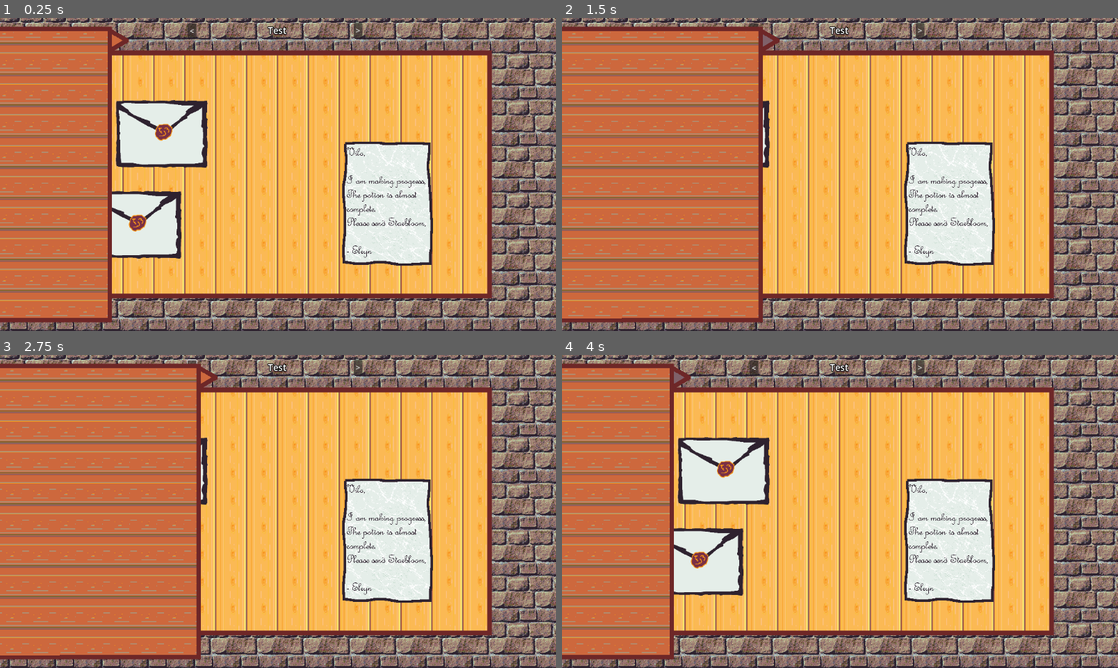
Above: before the commit, frames 1-4 (two rows, left to right).
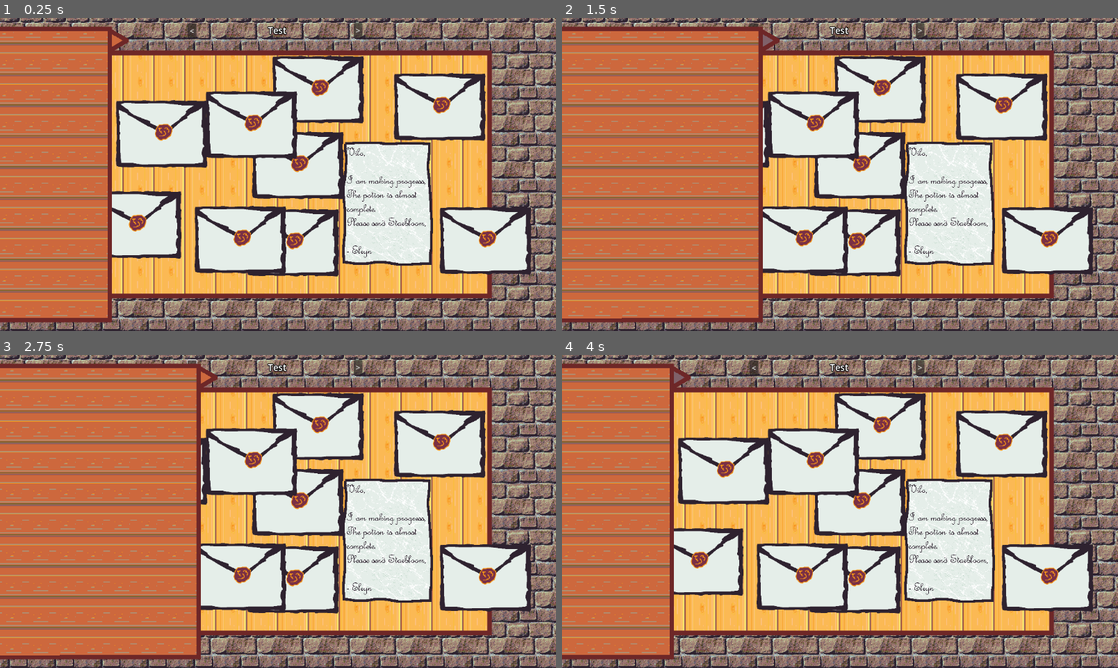
Above: after the commit, the same moments.

Repository: diegofdz333/the-alchemist
Game: Godot game, scene res://scenes/Main.tscn
The game is run twice, just before and just after one commit, with the same random seed, the same clock (stepped at 60 frames per second) and the same inputs.
Inputs (mouse positions are in pixels of both pictures, inside the frame that each line leads up to):
- Up to frame 1 (0.25 s): no input
- Up to frame 2 (1.5 s): click (562, 183) at 0.52 s; click (684, 39) at 1.25 s
- Up to frame 3 (2.75 s): click "<" at 2 s
- Up to frame 4 (4 s): click ">" at 2.75 s; click (773, 376) at 3.5 s

The runs differ from the first frame. In frame 1, 22% of the frame differs, in the area x 35-96%, y 12-83%; in frame 2, 22%; in frame 3, 22%; in frame 4, 22%.

Commit message:
Added snapping and texture changing for documents in menu

Diff:
--- a/scenes/Document.tscn
+++ b/scenes/Document.tscn
@@ -7,3 +7,4 @@
 scale = Vector2(0.450588, 0.466667)
 texture = ExtResource("1_sp36h")
 script = ExtResource("2_xaevp")
+small_texture = ExtResource("1_sp36h")
--- a/scenes/DocumentMenu.tscn
+++ b/scenes/DocumentMenu.tscn
@@ -28,9 +28,4 @@
 texture_pressed = ExtResource("4_kpomf")
 texture_hover = ExtResource("5_2ilg4")
 
-[node name="OrganizeButton" type="TextureButton" parent="."]
-offset_right = 40.0
-offset_bottom = 40.0
-
 [connection signal="pressed" from="ExpandButton" to="." method="_on_expand_button_pressed"]
-[connection signal="pressed" from="OrganizeButton" to="." method="_on_organize_button_pressed"]
--- a/scenes/Main.tscn
+++ b/scenes/Main.tscn
@@ -21,6 +21,27 @@
 
 [node name="Documents" type="Node" parent="."]
 script = ExtResource("1_bl5sq")
+
+[node name="Dummy-letter10" parent="Documents" instance=ExtResource("2_2uoe8")]
+position = Vector2(-55, -103)
+
+[node name="Dummy-letter9" parent="Documents" instance=ExtResource("2_2uoe8")]
+position = Vector2(-78, 135)
+
+[node name="Dummy-letter8" parent="Documents" instance=ExtResource("2_2uoe8")]
+position = Vector2(430, 137)
+
+[node name="Dummy-letter7" parent="Documents" instance=ExtResource("2_2uoe8")]
+position = Vector2(335, -140)
+
+[node name="Dummy-letter6" parent="Documents" instance=ExtResource("2_2uoe8")]
+position = Vector2(41, -19)
+
+[node name="Dummy-letter5" parent="Documents" instance=ExtResource("2_2uoe8")]
+position = Vector2(31, 141)
+
+[node name="Dummy-letter4" parent="Documents" instance=ExtResource("2_2uoe8")]
+position = Vector2(83, -176)
 
 [node name="Dummy-letter3" parent="Documents" instance=ExtResource("2_2uoe8")]
 position = Vector2(-241, -84)
--- a/scripts/document.gd
+++ b/scripts/document.gd
@@ -1,6 +1,11 @@
 extends Sprite2D
 
 @export_multiline var text: String;
+## texture for the doc when it is inside the menu
+## (can be any size, code will autoscale it to fit a grid cell)
+@export var small_texture: Texture;
+var big_texture: Texture; # to store the original texture of the doc
+var big_texture_scale: Vector2;
 
 signal release(doc)
 
@@ -21,7 +26,8 @@
 
 # Called when the node enters the scene tree for the first time.
 func _ready():
-	pass # Replace with function body.
+	big_texture = texture
+	big_texture_scale = scale
 
 
 # Called every frame. 'delta' is the elapsed time since the previous frame.
@@ -53,8 +59,9 @@
 				if $"../../Table".get_rect().has_point(get_global_mouse_position()):
 					is_selected = false;
 		else:
+			if is_dragging:
+				release.emit(self)
 			is_dragging = false;
 			if get_rect().has_point(to_local(get_global_mouse_position())):
-				release.emit(self)
 				if Time.get_ticks_msec() - click_time <= SELECTION_TIME:
 					is_selected = true;
--- a/scripts/document_menu.gd
+++ b/scripts/document_menu.gd
@@ -2,10 +2,19 @@
 
 signal expand_button_pressed()
 
+## number of rows for placing docs
+@export var rows: int = 5
+## number of columns for placing docs
+@export var cols: int = 2
+## proportion of height and width of a grid cell that should be empty (so there's spacing between docs).
+## smaller = bigger images in the menu
+@export var margin: float = 0.3
+## proportion of the screen occupied by retracted menu
+@export var peek: float = 0.07
+## proportion of the screen occupied by expanded menu
+@export var full: float = 0.3
+
 const DOCUMENT_MENU_Z: int = 50
-const ROWS: int = 5
-const COLS: int = 2
-
 var retracted_pos: Vector2 = Vector2.ZERO
 var expanded_pos: Vector2 = Vector2.ZERO
 var width: int = 0
@@ -13,18 +22,15 @@
 var expanded: bool = false
 
 var documents: Dictionary = {}
+var occupied: Dictionary = {}
+
 
 # Called when the node enters the scene tree for the first time.
 func _ready():
-	var viewport_width = get_viewport().size.x
-	width = $Sprite2D.texture.get_width()
-	height = $Sprite2D.texture.get_height()
-	var peek = 0.07 * viewport_width
-	var full = 0.3 * viewport_width
-	retracted_pos = Vector2(-viewport_width / 2 - width / 2 + peek, 0)
-	expanded_pos = Vector2(-viewport_width / 2 - width / 2 + full, 0)
-	position = retracted_pos
-	z_index = DOCUMENT_MENU_Z
+	position_menu()
+	for r in range(rows):
+		for c in range(cols):
+			occupied[Vector2(r, c)] = false
 
 
 # Called every frame. 'delta' is the elapsed time since the previous frame.
@@ -32,11 +38,21 @@
 	pass
 
 
-func in_menu(pos):
+func position_menu():
+	var viewport_width = get_viewport().size.x
+	width = $Sprite2D.texture.get_width()
+	height = $Sprite2D.texture.get_height()
+	retracted_pos = Vector2(-viewport_width / 2 - width / 2 + peek * viewport_width, 0)
+	expanded_pos = Vector2(-viewport_width / 2 - width / 2 + full * viewport_width, 0)
+	position = retracted_pos
+	z_index = DOCUMENT_MENU_Z
+
+
+func pos_in_menu(pos):
 	var right = expanded_pos.x + width / 2
-	var top = expanded_pos.y + height / 2
-	var bottom = expanded_pos.y - height / 2
-	return pos.x < right and pos.y < top and pos.y > bottom
+	var top = expanded_pos.y - height / 2
+	var bottom = expanded_pos.y + height / 2
+	return pos.x < right and pos.y > top and pos.y < bottom
 
 
 func update_documents():
@@ -51,18 +67,54 @@
 
 func _on_documents_dropped(doc):
 	if expanded:
-		doc.in_menu = in_menu(doc.position)
+		doc.in_menu = pos_in_menu(doc.position) and doc.z_index > DOCUMENT_MENU_Z
 		if doc in documents and not doc.in_menu:
+			# doc moved out of menu
+			doc.texture = doc.big_texture
+			doc.scale = doc.big_texture_scale
+			occupied[documents[doc]] = false
 			documents.erase(doc)
 		elif doc not in documents and doc.in_menu:
-			documents[doc] = null
+			# doc moved into menu
+			doc.texture = doc.small_texture
+			rescale(doc)
+			reposition(doc)
+		elif doc in documents and doc.in_menu:
+			# doc already in menu but dragged somewhere else within
+			occupied[documents[doc]] = false
+			reposition(doc)
+
+
+# Rescale doc to fit a grid cell in the menu
+func rescale(doc):
+	var col_width = (expanded_pos.x + width / 2 + get_viewport().size.x / 2) / cols
+	var row_height = height / rows
+	var rect = doc.get_rect()
+	var sprite_width = rect.size.x
+	var sprite_height = rect.size.y
+	var x_scale = (1 - margin) * col_width / sprite_width
+	var y_scale = (1 - margin) * row_height / sprite_height
+	doc.scale = Vector2(min(x_scale, y_scale), min(x_scale, y_scale))
+
+
+# Snap a doc to a grid cell in the menu
+func reposition(doc):
+	var col_width = (expanded_pos.x + width / 2 + get_viewport().size.x / 2) / cols
+	var row_height = height / rows
+	var top_left = Vector2(-get_viewport().size.x / 2, -height / 2)
+
+	for r in range(rows):
+		for c in range(cols):
+			if not occupied[Vector2(r, c)]:
+				var x_pos = col_width * (c + 0.5)
+				var y_pos = row_height * (r + 0.5)
+				doc.position = top_left + Vector2(x_pos, y_pos)
+				documents[doc] = Vector2(r, c)
+				occupied[documents[doc]] = true
+				return
 
 
 func _on_expand_button_pressed():
 	expand_button_pressed.emit()
 	expanded = not expanded
 	update_documents()
-
-
-func _on_organize_button_pressed():
-	pass # Replace with function body.
--- a/scripts/documents_handler.gd
+++ b/scripts/documents_handler.gd
@@ -4,7 +4,6 @@
 signal selected_document_changed(new_doc)
 
 const DOCUMENT_Z = 0; # Lowest document z value
-const DOCUMENT_MENU_Z = 50; # Document menu z value
 
 var document_ordering: Array = [];
 var selected_document = null;
@@ -59,7 +58,7 @@
 		var doc: Sprite2D = document_ordering[i];
 		doc.z_index = DOCUMENT_Z + max_z - i - 1;
 		if doc.in_menu or (i == 0 and doc.is_dragging):
-			doc.z_index += DOCUMENT_MENU_Z
+			doc.z_index += ($"../DocumentMenu".DOCUMENT_MENU_Z + 1)
 
 
 func _on_document_release(doc):
Not shown: 1 places in scenes/DocumentMenu.tscn that only renumber resources
Not shown: 1 places in scenes/Main.tscn that only renumber resources
